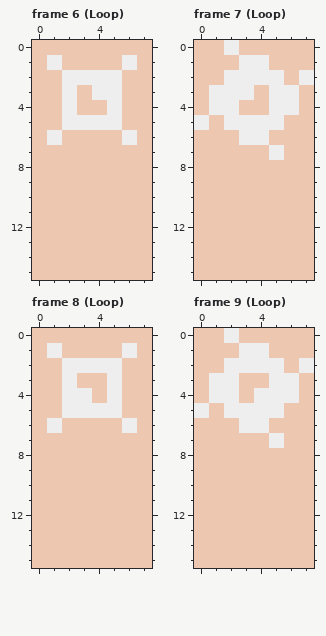
Pixel-art file: games/jet/assets/sprites.aseprite. The first picture shows the starting point.
8x16 pixels, 9 frames. Shown: frame 6 (Loop), frame 7 (Loop), frame 8 (Loop), frame 9 (Loop).
Once edited:
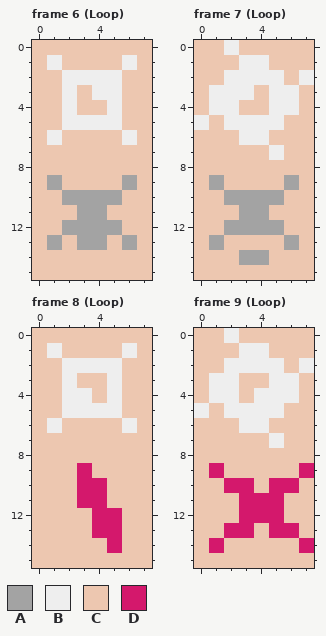
Palette (. is transparent): A #a3a3a3  B #eeeeee  C #edc7b0  D #d4186c
Difference:
--- frame 6 (Loop), layer "sprites"
@@ x 0..7 @@
  8 CCCCCCCC
- 9 CCCCCCCC
-10 CCCCCCCC
-11 CCCCCCCC
-12 CCCCCCCC
-13 CCCCCCCC
+ 9 CACCCCAC
+10 CCAAAACC
+11 CCCAACCC
+12 CCAAAACC
+13 CACAACAC
 14 CCCCCCCC
--- frame 7 (Loop), layer "sprites"
@@ x 0..7 @@
  8 CCCCCCCC
- 9 CCCCCCCC
-10 CCCCCCCC
-11 CCCCCCCC
-12 CCCCCCCC
-13 CCCCCCCC
-14 CCCCCCCC
+ 9 CACCCCAC
+10 CCAAAACC
+11 CCCAACCC
+12 CCAAAACC
+13 CACCCCAC
+14 CCCAACCC
 15 CCCCCCCC
--- frame 8 (Loop), layer "sprites"
@@ x 0..7 @@
  8 CCCCCCCC
- 9 CCCCCCCC
-10 CCCCCCCC
-11 CCCCCCCC
-12 CCCCCCCC
-13 CCCCCCCC
-14 CCCCCCCC
+ 9 CCCDCCCC
+10 CCCDDCCC
+11 CCCDDCCC
+12 CCCCDDCC
+13 CCCCDDCC
+14 CCCCCDCC
 15 CCCCCCCC
--- frame 9 (Loop), layer "sprites"
@@ x 0..7 @@
  8 CCCCCCCC
- 9 CCCCCCCC
-10 CCCCCCCC
-11 CCCCCCCC
-12 CCCCCCCC
-13 CCCCCCCC
-14 CCCCCCCC
+ 9 CDCCCCCD
+10 CCDDCDDC
+11 CCCDDDCC
+12 CCCDDDCC
+13 CCDDCDDC
+14 CDCCCCCD
 15 CCCCCCCC
Where, in picture pixels (left, top, right, bottom), the same in both pictures:
changed: (47, 175, 137, 250)
changed: (209, 175, 299, 265)
changed: (77, 463, 122, 553)
changed: (209, 463, 314, 553)
